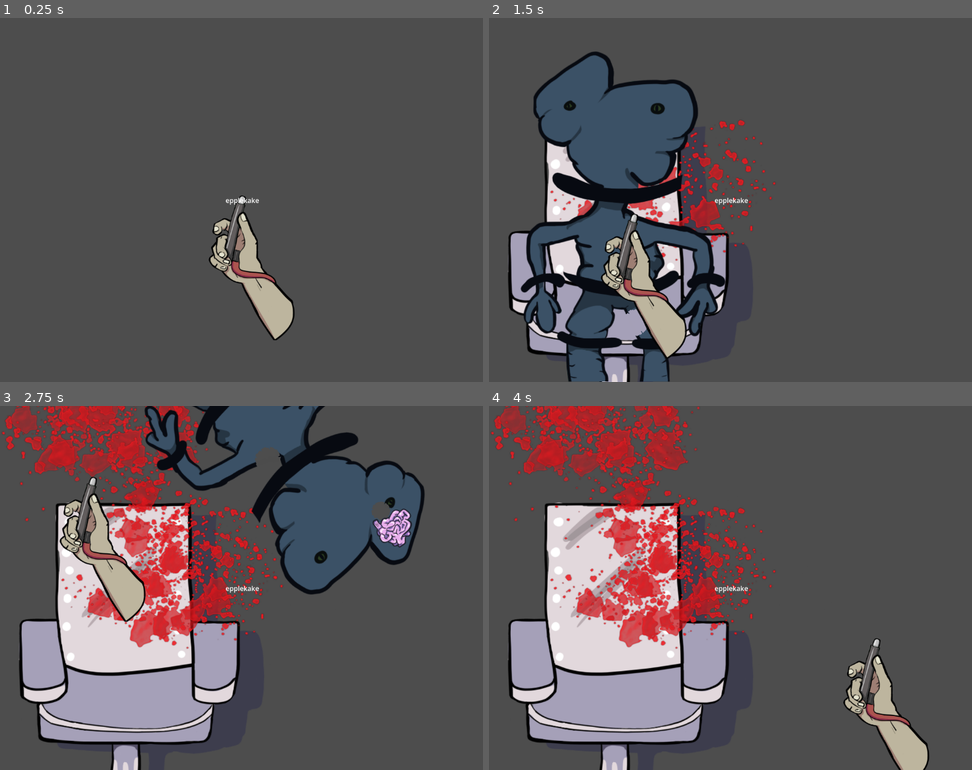
Above: before the commit, frames 1-4 (two rows, left to right).
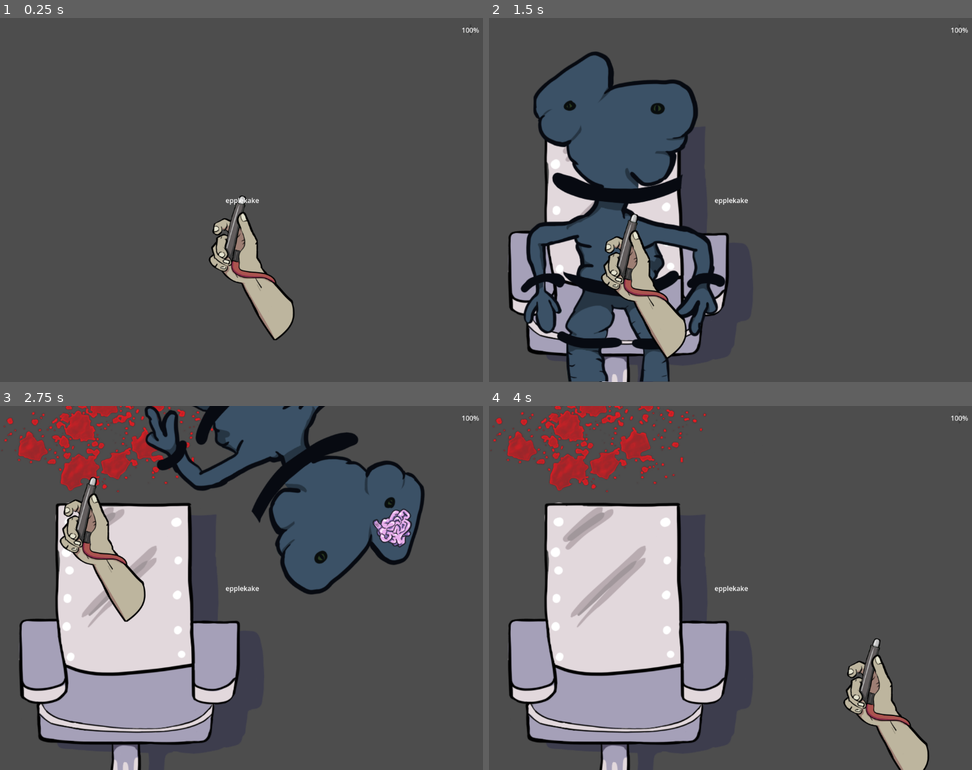
Above: after the commit, the same moments.

Repository: Slideshow776/Global-Game-Jam-2026
Game: Godot game, scene res://scenes/game.tscn
Two runs of this game, one before a commit and one after it. Both use one fixed random seed, a clock stepped at 60 frames per second and the inputs below.
Inputs (mouse positions are in pixels of both pictures, inside the frame that each line leads up to):
- Up to frame 1 (0.25 s): no input
- Up to frame 2 (1.5 s): tap Enter at 0.5, 0.6 s; move the mouse to (836, 181) at 0.52 s; click (836, 181) at 0.67 s; move the mouse to (633, 218) at 1.27 s; tap F at 1.35 s; click (633, 218) at 1.42 s
- Up to frame 3 (2.75 s): tap Space at 2 s; move the mouse to (91, 482) at 2.02 s; tap Enter at 2.1 s; click (91, 482) at 2.17 s
- Up to frame 4 (4 s): move the mouse to (706, 660) at 2.77 s; tap F at 2.85 s; click (706, 660) at 2.92 s; tap Enter at 3.5, 3.6 s; move the mouse to (875, 642) at 3.52 s; click (875, 642) at 3.67 s

The runs differ from the first frame. In frame 1, less than 0.1% of the frame differs, in the area x 95-100%, y 2-5%; in frame 2, 1.8%; in frame 3, 11%; in frame 4, 12%, in the area x 0-100%, y 0-67%.

Commit message:
Can now die

Diff:
--- a/game_state.gd
+++ b/game_state.gd
@@ -7,13 +7,19 @@
 
 signal brain_remove
 
+signal change_health(health)
+signal end_game
+
 var mutant_chair_anchor = Vector2(289, 501)
+
+var current_health = 500
 
 # Called when the node enters the scene tree for the first time.
 func _ready() -> void:
 	gun_clicked.connect(gun_play_sound)
 	Input.mouse_mode = Input.MOUSE_MODE_HIDDEN
 	brain_hit.connect(hello_world)
+	change_health.connect(update_health)
 
 # Called every frame. 'delta' is the elapsed time since the previous frame.
 func _process(delta: float) -> void:
@@ -25,3 +31,8 @@
 
 func hello_world():
 	print_debug("Hello world")
+
+func update_health(health):
+	current_health += health
+	if current_health <= 0:
+		end_game.emit()
--- a/scenes/arm.tscn
+++ b/scenes/arm.tscn
@@ -19,3 +19,6 @@
 position = Vector2(21, 159)
 scale = Vector2(0.8281853, 0.75549453)
 texture = ExtResource("2_muf2m")
+
+[node name="Timer" type="Timer" parent="." unique_id=968776271]
+one_shot = true
--- a/scenes/game.tscn
+++ b/scenes/game.tscn
@@ -2,7 +2,9 @@
 
 [ext_resource type="Script" uid="uid://c4uhaqdf1hx87" path="res://scenes/MainScene.gd" id="1_lbhrr"]
 [ext_resource type="PackedScene" uid="uid://cttrm7okfclgv" path="res://scenes/chair.tscn" id="1_lnu2h"]
+[ext_resource type="Script" uid="uid://bxes7glgjtsqp" path="res://scenes/scene_handler.gd" id="4_iywne"]
 [ext_resource type="PackedScene" uid="uid://dlmao0kysnkd" path="res://scenes/arm.tscn" id="4_lbhrr"]
+[ext_resource type="Script" uid="uid://dq6x4r5jjy4kp" path="res://scenes/health_bar.gd" id="5_iywne"]
 
 [node name="Game" type="Node2D" unique_id=1847825036]
 script = ExtResource("1_lbhrr")
@@ -30,3 +32,19 @@
 text = "epplekake"
 
 [node name="Player" parent="." unique_id=30301401 instance=ExtResource("4_lbhrr")]
+
+[node name="SceneHandler" type="Node2D" parent="." unique_id=368644432]
+script = ExtResource("4_iywne")
+
+[node name="HealthBar" type="ProgressBar" parent="." unique_id=1661078210]
+anchors_preset = 1
+anchor_left = 1.0
+anchor_right = 1.0
+offset_left = 1116.0
+offset_top = 15.0
+offset_right = 1120.0
+offset_bottom = 42.0
+grow_horizontal = 0
+max_value = 500.0
+step = 100.0
+script = ExtResource("5_iywne")
--- /dev/null
+++ b/scenes/gameover.tscn
@@ -0,0 +1,10 @@
+[gd_scene format=3 uid="uid://de5jgbgkl8nmd"]
+
+[ext_resource type="Texture2D" uid="uid://dms72d110b4bw" path="res://assets/images/icon.svg" id="1_ncp31"]
+
+[node name="Gameover" type="Node2D" unique_id=418356264]
+
+[node name="Sprite2D" type="Sprite2D" parent="." unique_id=1914964136]
+position = Vector2(638.99994, 342)
+scale = Vector2(14.968716, 15.4017315)
+texture = ExtResource("1_ncp31")
--- a/scenes/gun.gd
+++ b/scenes/gun.gd
@@ -3,18 +3,27 @@
 # Called when the node enters the scene tree for the first time.
 @onready var gun_pos = $gun/gunpoint
 @onready var gun = $gun
+@onready var timer = $Timer
 
-#@export var max_health = 1000
+@export var health = 500
 
 func _ready() -> void:
-	#var health = max_health
-	pass
+	GameState.mutant_hit.connect(tank_hit)
+	GameState.brain_hit.connect(brain_hit)
 
 func _input(event: InputEvent) -> void:
 	if event is InputEventMouseButton:
-		if event.button_index == MOUSE_BUTTON_LEFT:
+		if event.button_index == MOUSE_BUTTON_LEFT and timer.is_stopped():
 			GameState.gun_clicked.emit()
+			timer.start()
 
 # Called every frame. 'delta' is the elapsed time since the previous frame.
 func _process(delta: float) -> void:
 	gun.global_position = get_global_mouse_position()
+
+func tank_hit():
+	await get_tree().create_timer(0.1).timeout
+	GameState.change_health.emit(-100)
+
+func brain_hit():
+	GameState.change_health.emit(300)
--- /dev/null
+++ b/scenes/health_bar.gd
@@ -0,0 +1,14 @@
+extends ProgressBar
+
+
+# Called when the node enters the scene tree for the first time.
+func _ready() -> void:
+	GameState.change_health.connect(update_health)
+
+
+# Called every frame. 'delta' is the elapsed time since the previous frame.
+func _process(delta: float) -> void:
+	value = GameState.current_health
+
+func update_health(health):
+	value = GameState.current_health
--- /dev/null
+++ b/scenes/scene_handler.gd
@@ -0,0 +1,14 @@
+extends Node2D
+
+
+# Called when the node enters the scene tree for the first time.
+func _ready() -> void:
+	GameState.end_game.connect(change_scene)
+
+
+# Called every frame. 'delta' is the elapsed time since the previous frame.
+func _process(delta: float) -> void:
+	pass
+
+func change_scene():
+	get_tree().change_scene_to_file("res://scenes/gameover.tscn")
Not shown, added: scenes/health_bar.gd.uid
Not shown: 1 places in scenes/mutant.tscn that only renumber resources
Not shown, added: scenes/scene_handler.gd.uid
